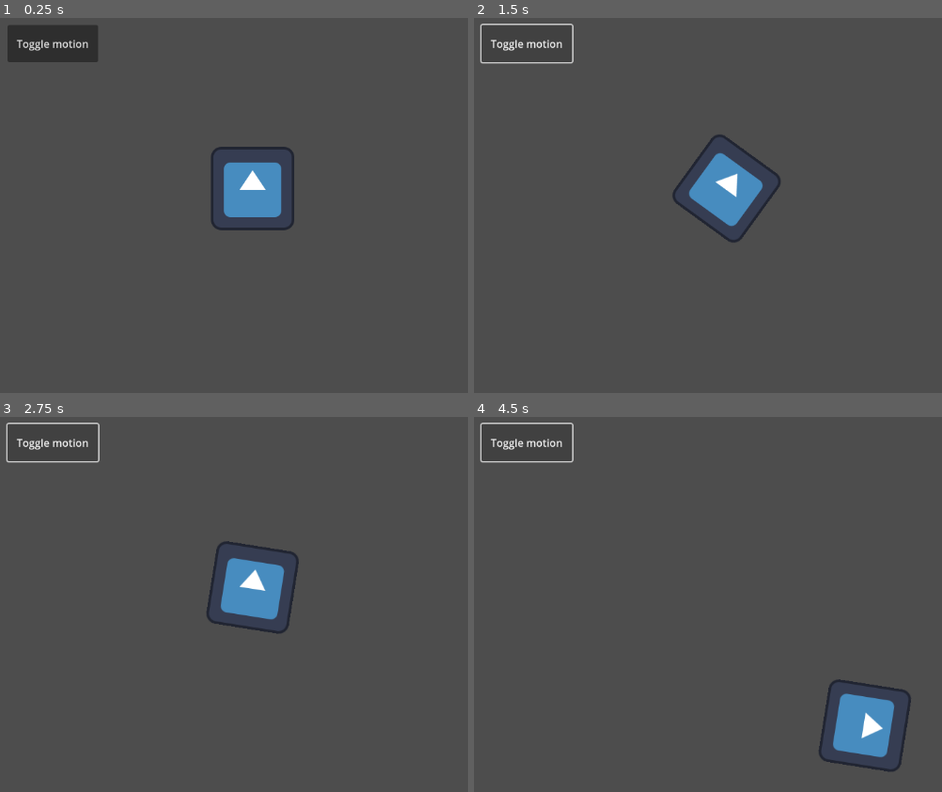
Above: before the commit, frames 1-4 (two rows, left to right).
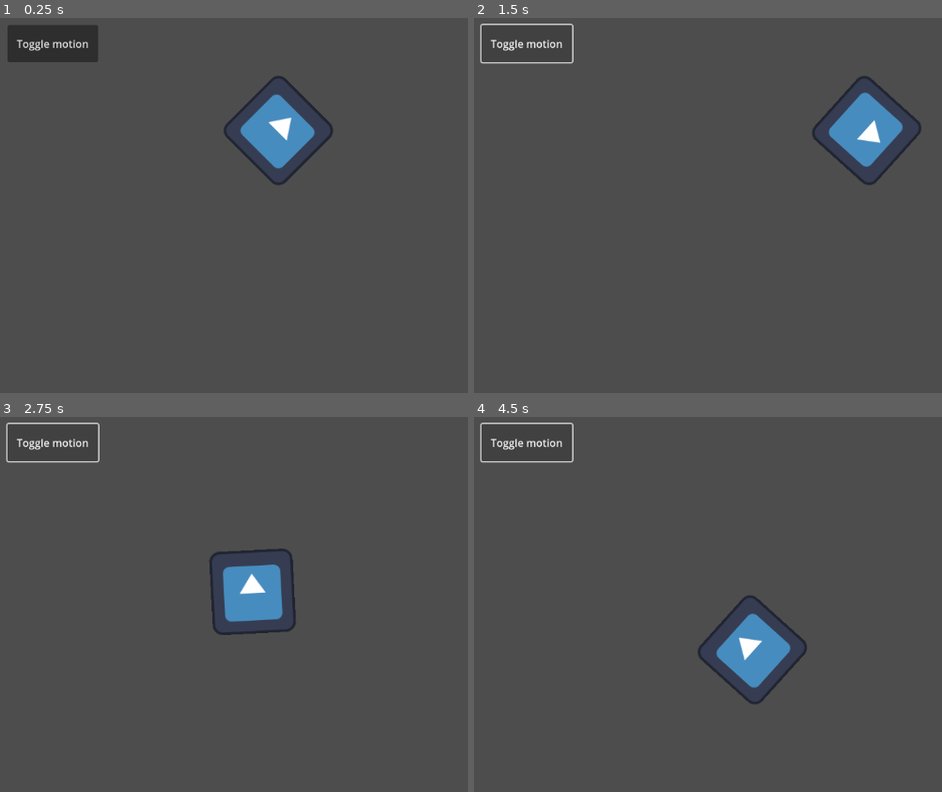
Above: after the commit, the same moments.

Repository: slinkp/godot-scripts-tutorial
Game: Godot game, scene res://node_2d.tscn
Same seed, same stepped clock (60 frames per second), same inputs: the game is played once before the commit and once after it. The engine's default icon, where the game draws it, is replaced by a stand-in: a white triangle on a blue panel in a dark square.
Inputs:
- Up to frame 1 (0.25 s): no input
- Up to frame 2 (1.5 s): click "Toggle motion" at 0.5 s; tap Enter at 1.25 s; hold Right (ui_right) from 1.28 s (still down)
- Up to frame 3 (2.75 s): release Right (ui_right) at 2.03 s; hold Left (ui_left) from 2.03 s (still down)
- Up to frame 4 (4.5 s): release Left (ui_left) at 2.78 s; hold Right (ui_right) 2.78-3.53 s; hold Up (ui_up) 3.53-4.28 s; hold Left (ui_left) from 4.28 s (still down)

The runs differ from the first frame. In frame 1, 4.5% of the frame differs, in the area x 44-72%, y 15-57%; in frame 2, 4.7%, in the area x 42-96%, y 15-60%; in frame 3, 1.3%; in frame 4, 4.7%.

Commit message:
Back to circular motion, with a button to turn it on/off

Diff:
--- a/Sprite2D.gd
+++ b/Sprite2D.gd
@@ -7,20 +7,10 @@
 	print("Hello, world!")
 
 func _process(delta):
-	var direction = 0
-	if Input.is_action_pressed("ui_left"):
-		direction = -1
-	if Input.is_action_pressed("ui_right"):
-		direction = 1
-
-	rotation += angular_speed * direction * delta
-
-	var velocity = Vector2.ZERO
-	if Input.is_action_pressed("ui_up"):
-		velocity = Vector2.UP.rotated(rotation) * speed
-
+	rotation += angular_speed * delta
+	var velocity = Vector2.UP.rotated(rotation) * speed
 	position += velocity * delta
-
 
 func _on_button_pressed():
 	print("Hello button")
+	set_process(not is_processing())
